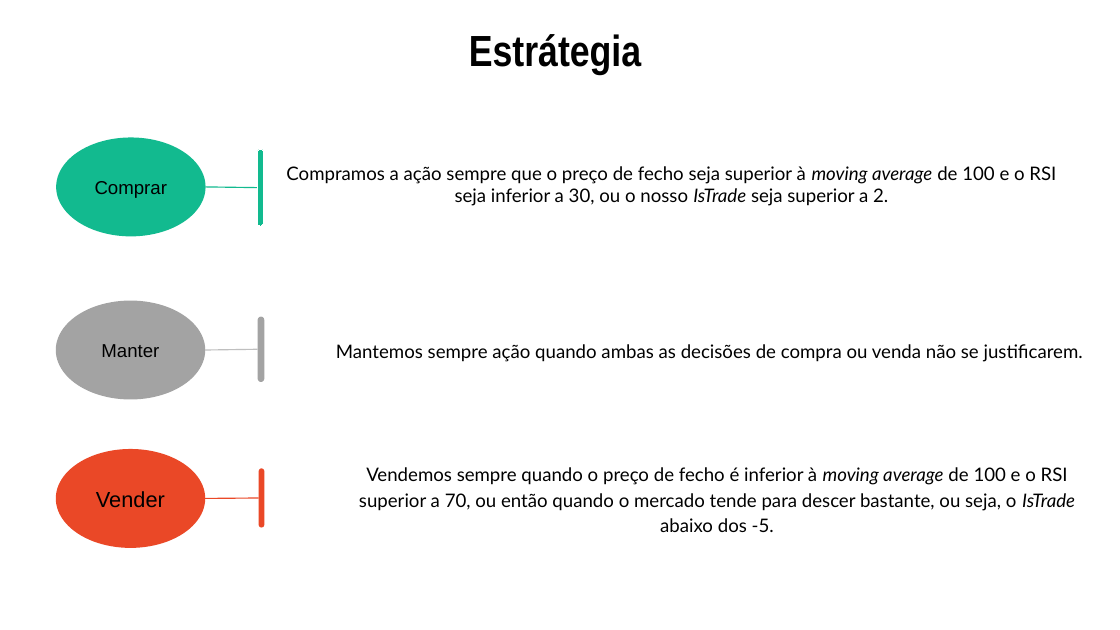
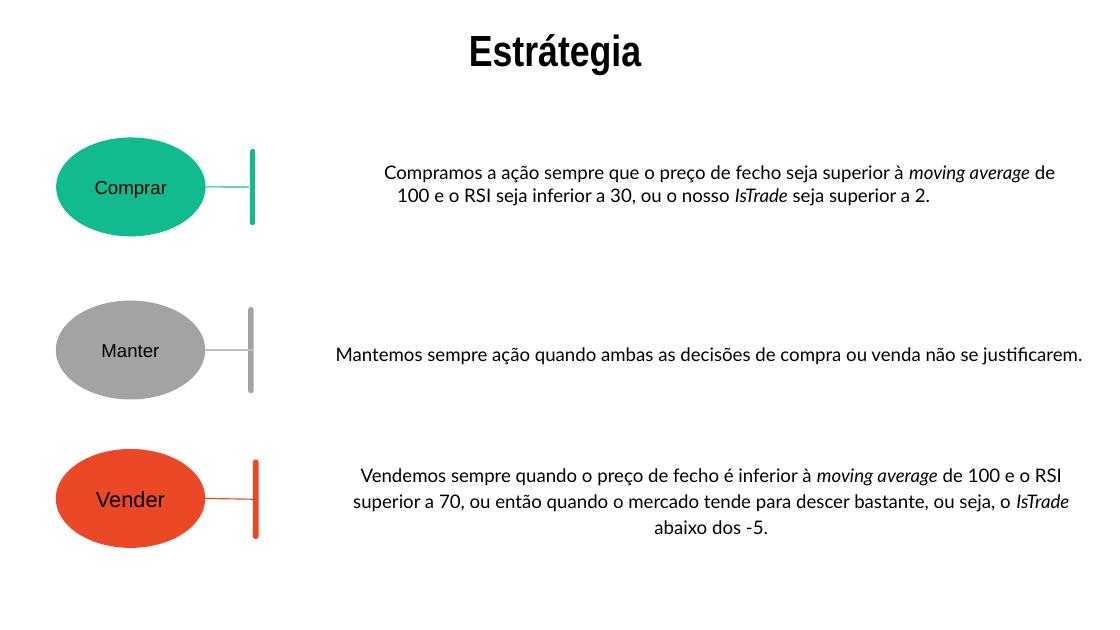
Before and after one commit to Groze2001/MCD, a slide deck: slide 4 of Otimizaçao_de_dados_para_bussiness_analytics/Machine Learning Infographics by Slidesgo.pptx. Drawn at 1120x630 pixels with LibreOffice and Linux fonts; fonts in the diff are those of the drawing. Boxes give left, top, right and bottom in pixels: in the first picture for what was removed or moved away, otherwise in the second. Text is boxed around its words. In the diff, an @@ line names an element or a change of style, - is before the commit and + after.

```diff
--- a/Otimizaçao_de_dados_para_bussiness_analytics/Machine Learning Infographics by Slidesgo.pptx
+++ b/Otimizaçao_de_dados_para_bussiness_analytics/Machine Learning Infographics by Slidesgo.pptx
@@ rounded rectangle moved from (x1=258, y1=149, x2=263, y2=226) to (x1=250, y1=148, x2=255, y2=225) @@
@@ rectangle "Compramos a ação sempre que ..." moved from (x1=265, y1=157, x2=1077, y2=216) to (x1=258, y1=156, x2=1070, y2=215) @@
@@ line moved from (206, 187) - (258, 188) to (206, 187) - (250, 187) @@
@@ rounded rectangle resized from (x1=258, y1=317, x2=264, y2=382) to (x1=249, y1=307, x2=254, y2=393) @@
@@ rounded rectangle at (x1=249, y1=307, x2=254, y2=393): mirrored @@
@@ text "Mantemos sempre ação quando ambas ..." at (x1=336, y1=347, x2=1082, y2=365): alignment left to centre @@
@@ line moved from (205, 351) - (258, 349) to (205, 351) - (254, 351) @@
@@ rounded rectangle resized from (x1=259, y1=468, x2=264, y2=528) to (x1=253, y1=459, x2=259, y2=539) @@
@@ text "Vendemos sempre quando o preço ..." moved from (x1=359, y1=467, x2=1075, y2=532) to (x1=353, y1=468, x2=1069, y2=534) @@
@@ line moved from (205, 498) - (259, 498) to (205, 498) - (253, 500) @@
```
Also in this commit, not shown: 3 other slides changed, 1 slide added, 5 other files.
